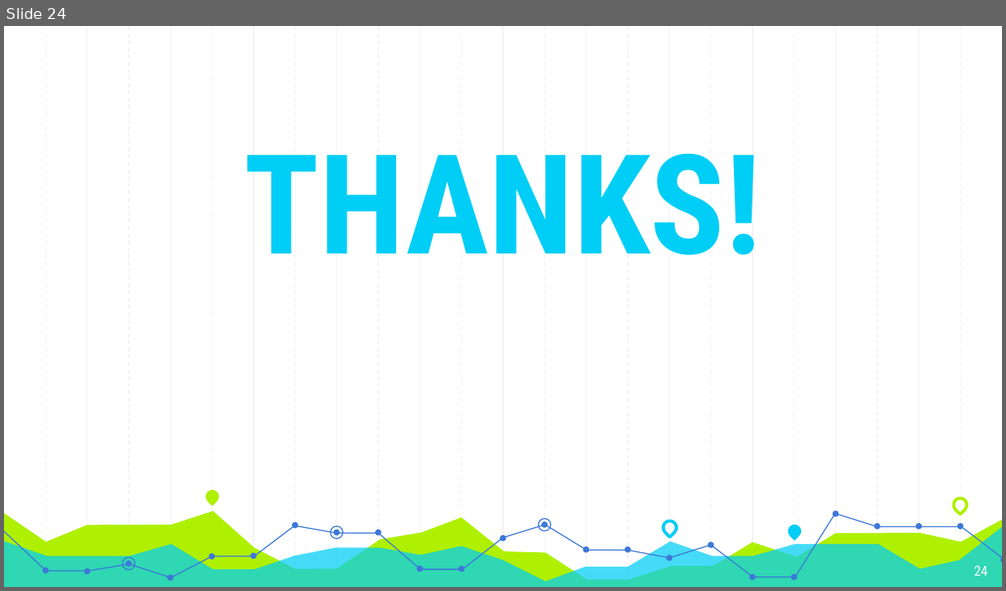
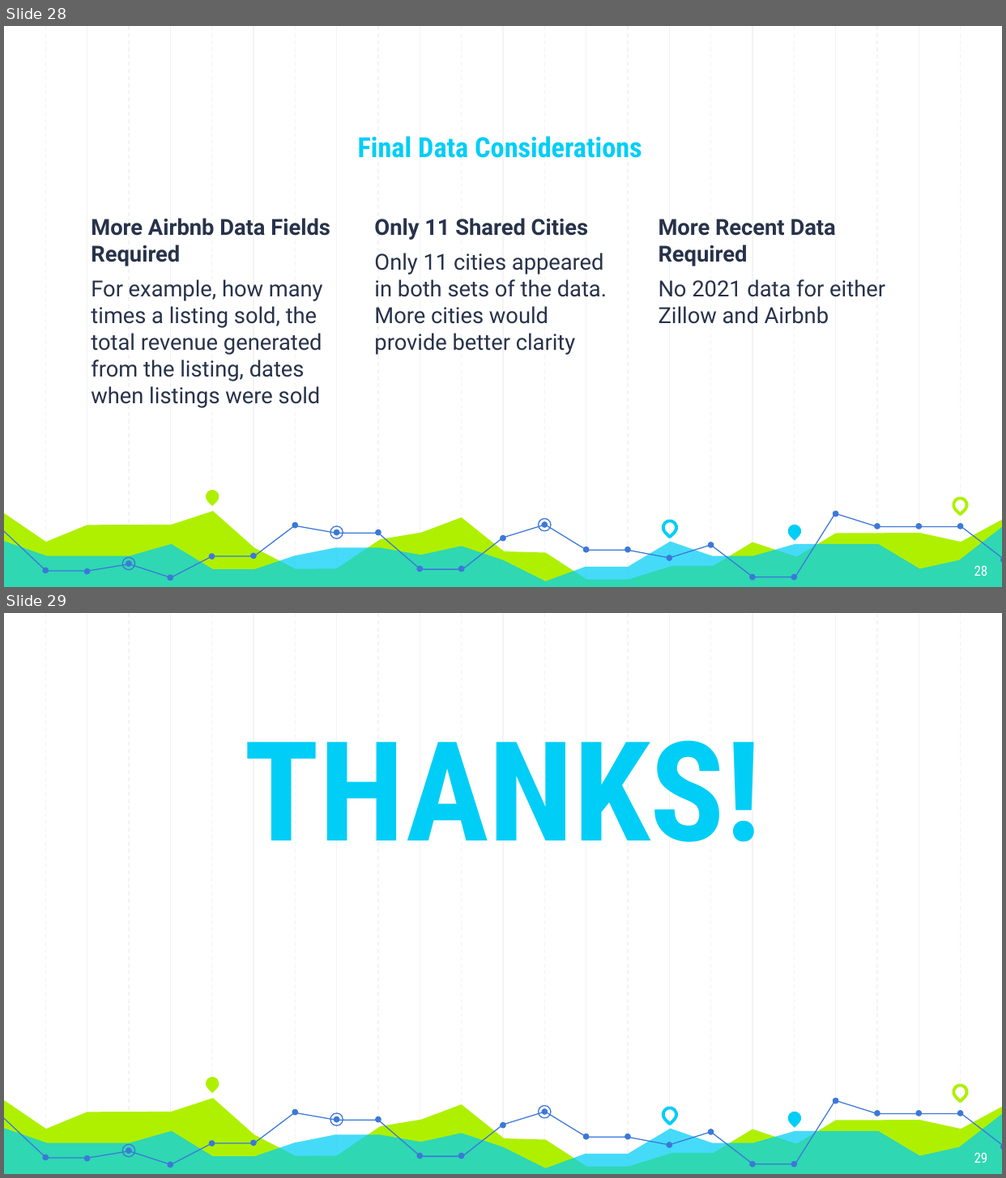
Before and after one commit to GT-Project1-A1/AirBNB, a slide deck: Project1_FinalPresentation.pptx. Shown one above the other, each under a label of ours: slide 24 before the commit, slides 28 and 29 after it. The pictures are 1006x591 and 1006x1178 pixels, drawn with LibreOffice and Linux fonts; fonts in the diff are those of the drawing. Boxes give left, top, right and bottom in pixels: in the first picture for what was removed or moved away, otherwise in the second. Text is boxed around its words. In the diff, an @@ line names an element or a change of style, - is before the commit and + after.

Commit message:
Added Ting's part to the ppt. Added final considerations slide

```diff
--- a/Project1_FinalPresentation.pptx
+++ b/Project1_FinalPresentation.pptx
@@ slide 28 added at box(4, 26, 1002, 587), background #FFFFFF; not listed: 59 template elements that a slide beside it also shows @@
@@ title added at box(358, 136, 642, 158), 20 pt, text #00CEF6, bold @@
+Final Data Considerations
@@ text added at box(91, 218, 330, 408), 16 pt, text #28324A @@
+More Airbnb Data Fields Required
+For example, how many times a listing sold, the total revenue generated from the listing, dates when listings were sold
@@ text added at box(374, 218, 607, 355), 16 pt, text #28324A @@
+Only 11 Shared Cities
+Only 11 cities appeared in both sets of the data. More cities would provide better clarity
@@ text added at box(658, 219, 885, 324), 16 pt, text #28324A @@
+More Recent Data Required
+No 2021 data for either Zillow and Airbnb
@@ page number added at box(974, 565, 988, 576), 10 pt, text #FFFFFF @@
+28
@@ what was slide 24 is now slide 29 @@
@@ page number at box(974, 1152, 988, 1163): text changed @@
-24
+29
```
Also in this commit, not shown: 6 slides changed, 4 other slides added, 1 slide removed.
